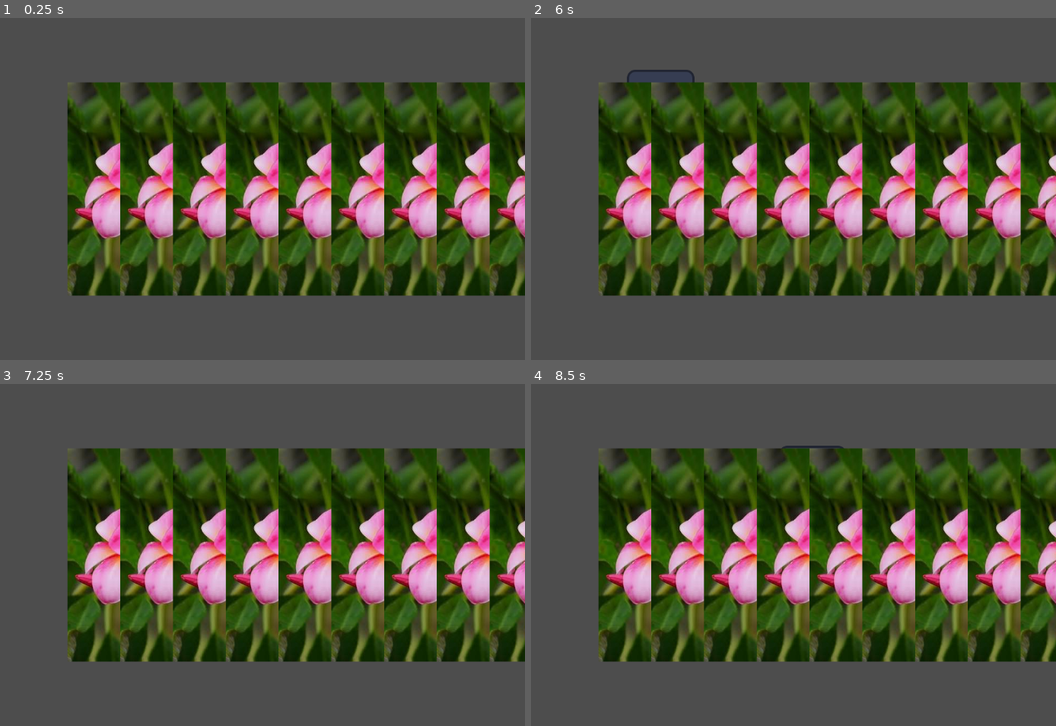
Above: before the commit, frames 1-4 (two rows, left to right).
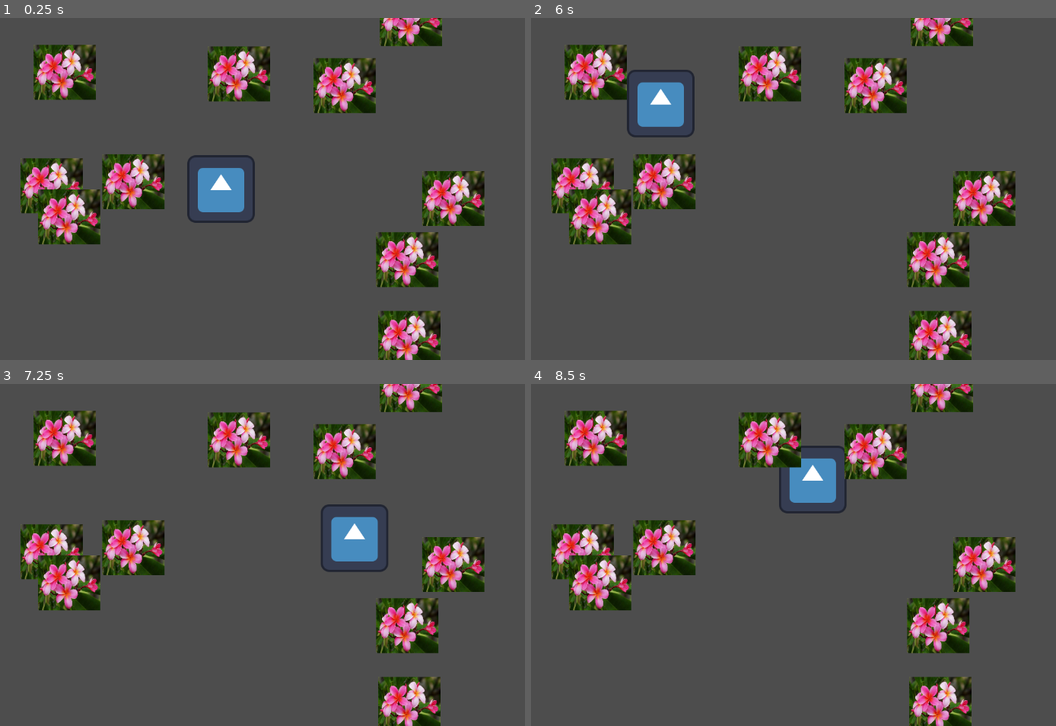
Above: after the commit, the same moments.

Repository: sophieTheProgrammer/MiniJam201
Game: Godot game, scene res://game.tscn
Same seed, same stepped clock (60 frames per second), same inputs: the game is played once before the commit and once after it. The engine's default icon, where the game draws it, is replaced by a stand-in: a white triangle on a blue panel in a dark square.
Inputs (mouse positions are in pixels of both pictures, inside the frame that each line leads up to):
- Up to frame 1 (0.25 s): no input
- Up to frame 2 (6 s): tap Enter at 0.5, 2, 3.5 s; move the mouse to (888, 171) at 0.52 s; tap Space at 1.25, 2.75, 4.25 s; move the mouse to (630, 206) at 1.27 s; move the mouse to (814, 113) at 2.02 s; move the mouse to (720, 257) at 2.77 s; move the mouse to (935, 240) at 3.52 s; move the mouse to (567, 137) at 4.27 s; move the mouse to (783, 189) at 5.02 s; move the mouse to (662, 103) at 5.77 s
- Up to frame 3 (7.25 s): move the mouse to (357, 537) at 6.52 s
- Up to frame 4 (8.5 s): move the mouse to (630, 572) at 7.27 s; move the mouse to (814, 479) at 8.02 s

The runs differ from the first frame. In frame 1, 60% of the frame differs, in the area x 3-100%, y 0-100%; in frame 2, 60%; in frame 3, 60%; in frame 4, 60%.

Commit message:
randomly spawning flowers :D

Diff:
--- a/photography-game/flower.tscn
+++ b/photography-game/flower.tscn
@@ -5,4 +5,6 @@
 [node name="flower" type="Node2D"]
 
 [node name="Sprite2D" type="Sprite2D" parent="."]
+position = Vector2(-2, -3)
+scale = Vector2(0.199324, 0.256188)
 texture = ExtResource("1_p547k")
--- a/photography-game/game_manager.gd
+++ b/photography-game/game_manager.gd
@@ -3,19 +3,27 @@
 const flowerFab = preload("res://flower.tscn")
 # Called when the node enters the scene tree for the first time.
 func _ready() -> void:
-	spawn_flower()
+	spawn_flower(10)
 
 # Called every frame. 'delta' is the elapsed time since the previous frame.
 func _process(delta: float) -> void:
 	pass
 
-func spawn_flower():
+# spawns flowers in random location in certain range from origin
+func spawn_flower(number_of_flowers):
+
+	# set variables
 	var row = 5
 	var flowers_array = []
 
-	for i in range(10):
+	# set the length of the viewport here when it is changed to panning
+	var x_viewport_length = 1152
+	var y_viewport_length = 648
+
+	for i in range(number_of_flowers):
 		var curr = flowerFab.instantiate()
 		curr.name = "flower"
-		curr.position.x = row
-		row += 100
+
+		curr.position.x = (randi() % x_viewport_length) - x_viewport_length/2
+		curr.position.y = (randi() % y_viewport_length) - y_viewport_length/2
 		self.add_child(curr)
